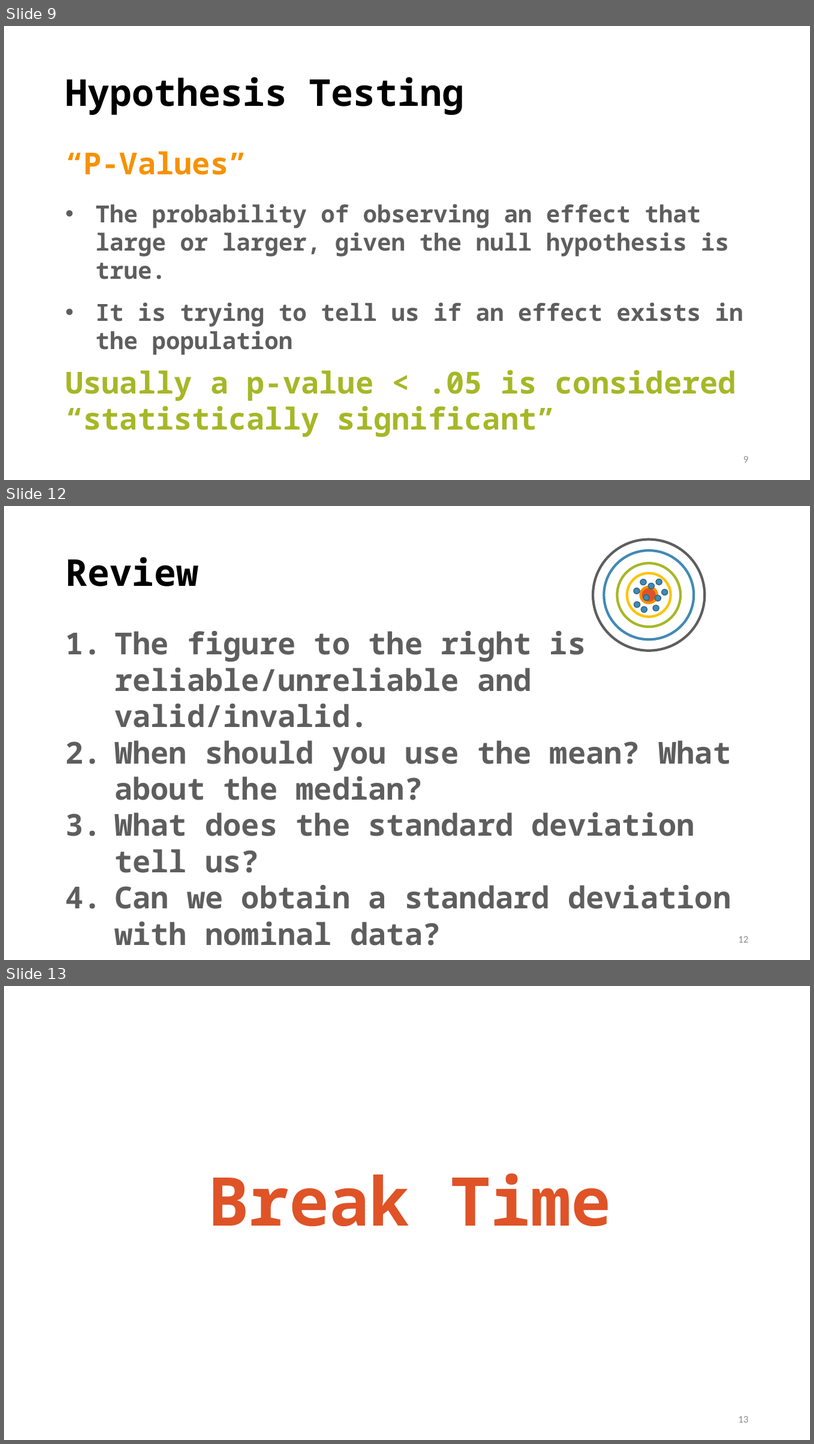
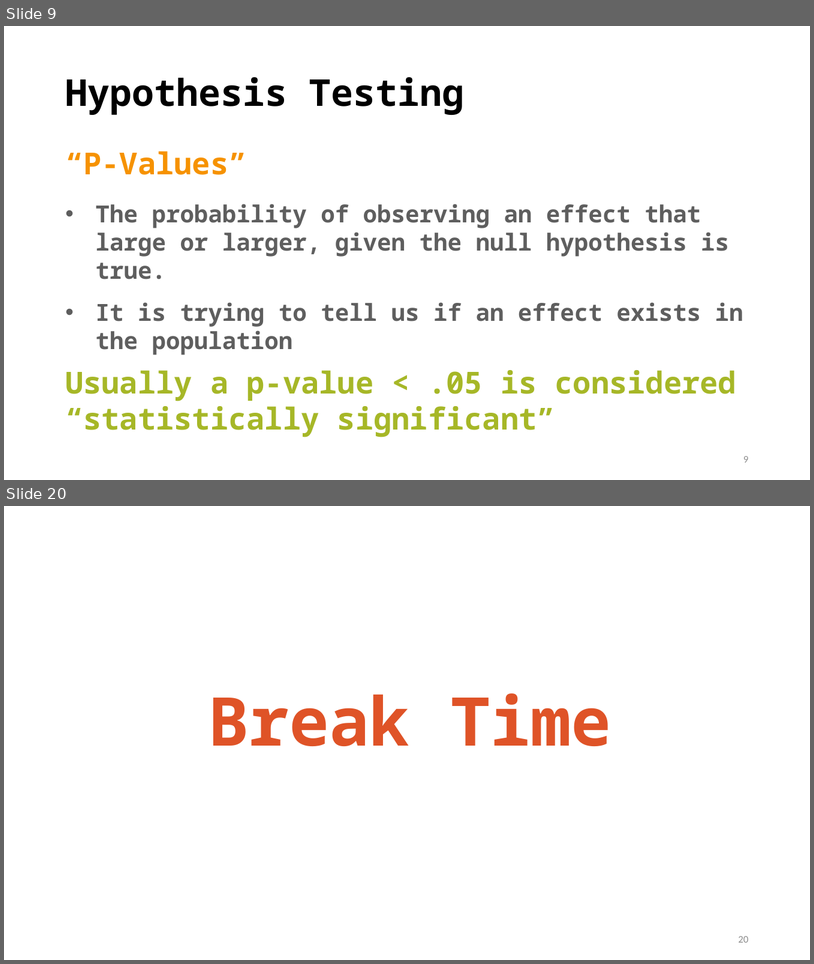
Before and after one commit to TysonStanley/EDU-6050, a slide deck: Slides/04_EDUC_6050_2018.pptx. Shown one above the other, each under a label of ours: slides 9, 12 and 13 before the commit, slides 9 and 20 after it; the slides between them are not shown. The pictures are 814x1444 and 814x964 pixels, drawn with LibreOffice and Linux fonts; fonts in the diff are those of the drawing. Boxes give left, top, right and bottom in pixels: in the first picture for what was removed or moved away, otherwise in the second. Text is boxed around its words. In the diff, an @@ line names an element or a change of style, - is before the commit and + after.

```diff
--- a/Slides/04_EDUC_6050_2018.pptx
+++ b/Slides/04_EDUC_6050_2018.pptx
@@ slide 12 removed at box(4, 506, 810, 960), background #FFFFFF @@
@@ title removed at box(65, 557, 198, 586) @@
-Review
@@ ellipse removed at box(635, 588, 641, 594) @@
@@ group removed at box(593, 539, 705, 651): 5 ellipses @@
@@ ellipse removed at box(641, 579, 647, 585) @@
@@ ellipse removed at box(644, 594, 650, 600) @@
@@ ellipse removed at box(649, 583, 655, 589) @@
@@ ellipse removed at box(656, 595, 662, 601) @@
@@ ellipse removed at box(657, 579, 663, 585) @@
@@ ellipse removed at box(662, 589, 668, 595) @@
@@ ellipse removed at box(635, 601, 641, 607) @@
@@ ellipse removed at box(642, 606, 648, 612) @@
@@ ellipse removed at box(653, 605, 659, 611) @@
@@ text removed at box(114, 631, 731, 909) @@
-1. The figure to the right is reliable/unreliable and valid/invalid.
-2. When should you use the mean? What about the median?
-3. What does the standard deviation tell us?
-4. Can we obtain a standard deviation with nominal data?
@@ page number removed at box(738, 936, 749, 942) @@
-12
@@ what was slide 13 is now slide 20 @@
@@ page number at box(738, 936, 749, 942): text changed @@
-13
+20
```
Also in this commit, not shown: 4 slides changed, 20 slides added, 1 other file.
